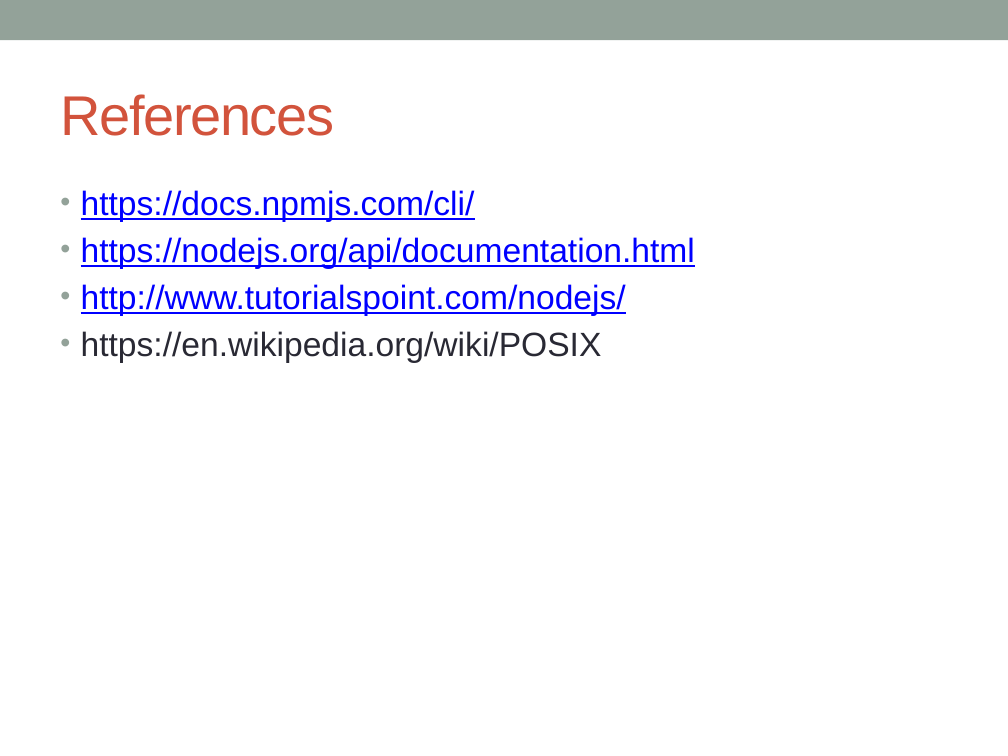
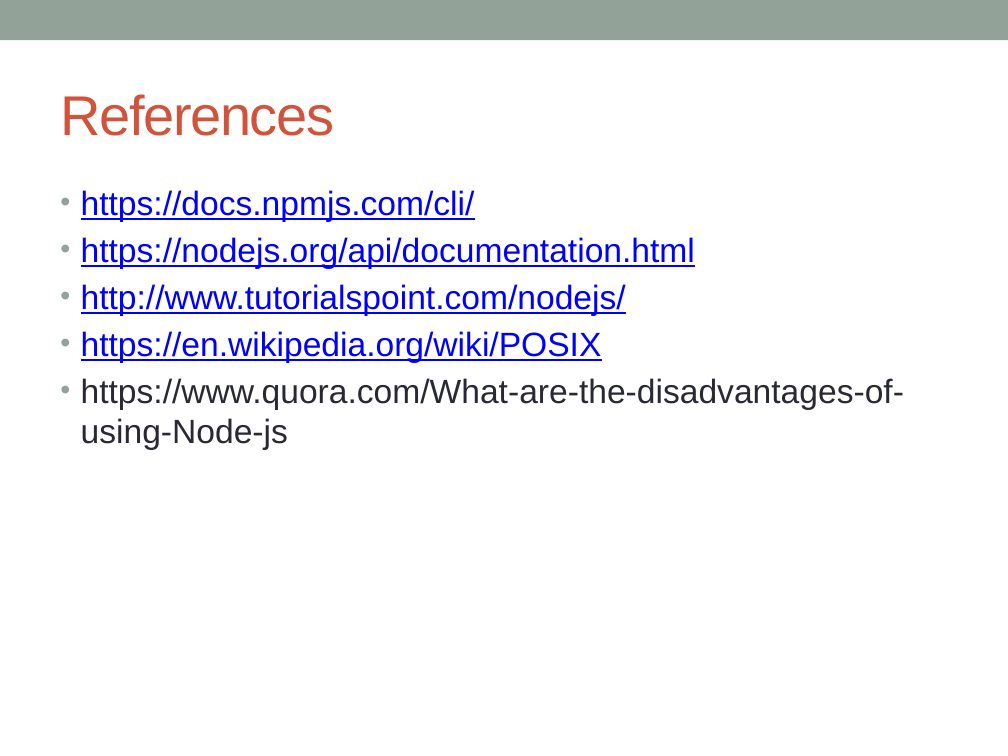
Before and after one commit to notionquest/ProjectDocumentation, a slide deck: slide 22 of NodeJS.pptx (slide 20 before the commit). Drawn at 1008x756 pixels with LibreOffice and Linux fonts; fonts in the diff are those of the drawing. Boxes give left, top, right and bottom in pixels: in the first picture for what was removed or moved away, otherwise in the second. Text is boxed around its words. In the diff, an @@ line names an element or a change of style, - is before the commit and + after.

Commit message:
NodeJS and AngJS some prac issues

```diff
--- a/NodeJS.pptx
+++ b/NodeJS.pptx
@@ text at <box>81,331,602,363</box>: text colour #292934 to #0000FF, underline on in "https://en.wikipedia.org/wiki/POSIX" @@
@@ text at <box>81,378,904,450</box>: paragraph added @@
+• https://www.quora.com/What-are-the-disadvantages-of-using-Node-js
```
Also in this commit, not shown: 2 other slides changed, 2 slides added, 1 other file.
